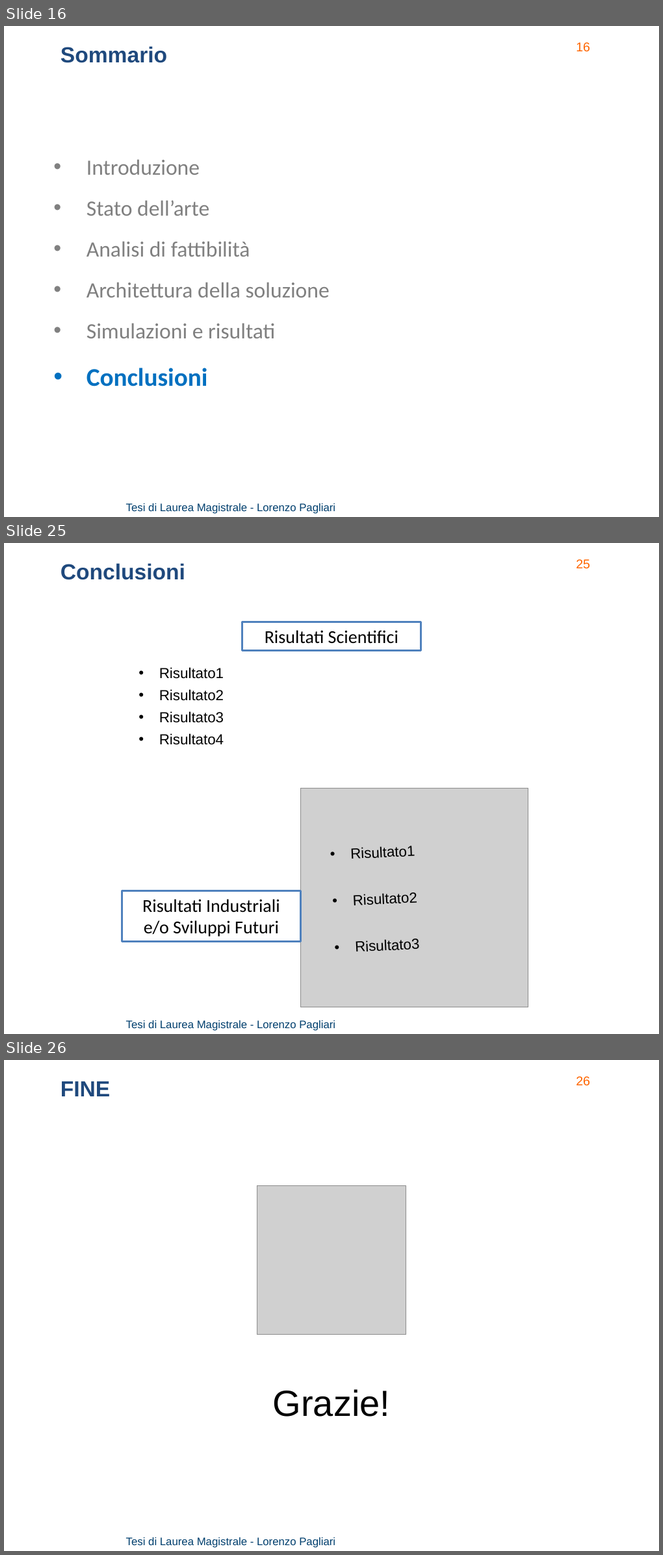
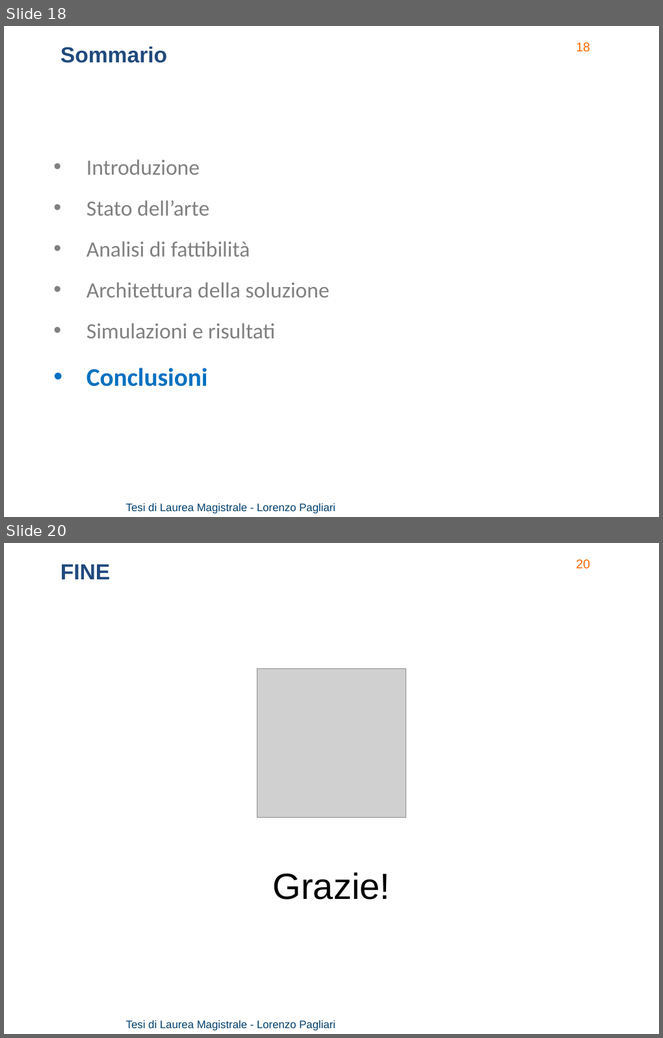
Before and after one commit to lorenzo-pagliari/Tesi, a slide deck: presentazione/Pagliari Lorenzo presentazione.pptx. Shown one above the other, each under a label of ours: slides 16, 25 and 26 before the commit, slides 18 and 20 after it; the slides between them are not shown. The pictures are 663x1555 and 663x1038 pixels, drawn with LibreOffice and Linux fonts; fonts in the diff are those of the drawing; grey boxes stand for pictures; background and template pictures are left out. Boxes give left, top, right and bottom in pixels: in the first picture for what was removed or moved away, otherwise in the second. Text is boxed around its words. In the diff, an @@ line names an element or a change of style, - is before the commit and + after.

```diff
--- a/presentazione/Pagliari Lorenzo presentazione.pptx
+++ b/presentazione/Pagliari Lorenzo presentazione.pptx
@@ slide 25 removed at (x1=4, y1=543, x2=659, y2=1034), background picture (left out); not listed: 2 template elements that a slide beside it also shows @@
@@ text removed at (x1=61, y1=563, x2=185, y2=580) @@
-Conclusioni
@@ rectangle removed at (x1=243, y1=622, x2=421, y2=651) @@
-Risultati Scientifici
@@ text removed at (x1=159, y1=667, x2=224, y2=745) @@
-• Risultato1
-• Risultato2
-• Risultato3
-• Risultato4
@@ picture removed at (x1=301, y1=788, x2=529, y2=1008) @@
@@ text removed at (x1=351, y1=846, x2=420, y2=952) @@
-• Risultato1
-• Risultato2
-• Risultato3
@@ rectangle removed at (x1=122, y1=891, x2=300, y2=941) @@
-Risultati Industriali
-e/o Sviluppi Futuri
@@ what was slide 16 is now slide 18 @@
@@ what was slide 26 is now slide 20 @@
@@ page number at (x1=576, y1=559, x2=590, y2=569): text changed @@
-26
+20
```
Also in this commit, not shown: 1 slide changed, 6 slides added, 11 other slides removed, 3 other files.
